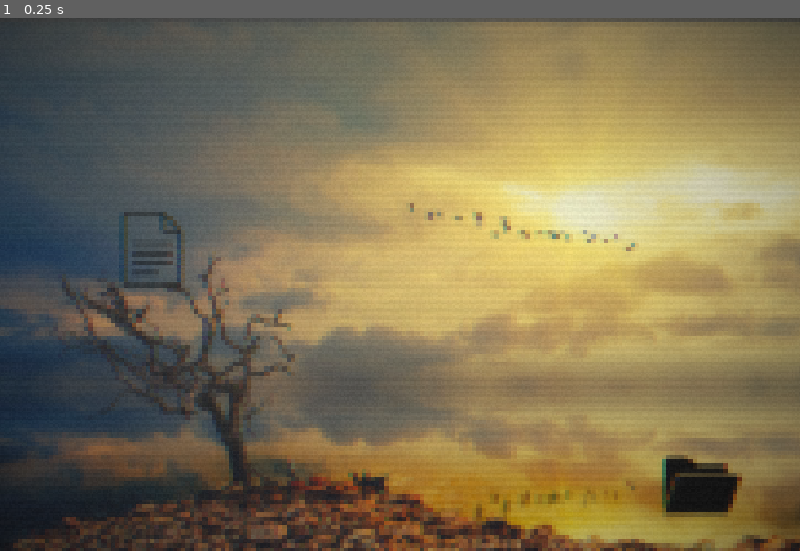
Above: before the commit, frame 1.
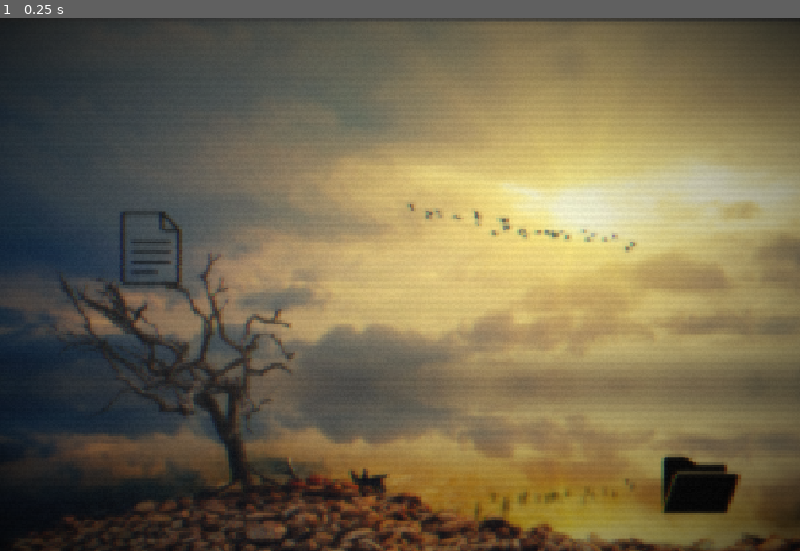
Above: after the commit, the same moment.

Repository: SengulC/pdoom
Game: Godot game, scene res://scenes/level.tscn
Same seed, same stepped clock (60 frames per second), same inputs: the game is played once before the commit and once after it.
Inputs:
- Up to frame 1 (0.25 s): no input

The runs differ from the first frame. In frame 1, 11% of the frame differs, in the area x 0-100%, y 0-100%.

Commit message:
Slight overlay and btns tweak

Diff:
--- a/pdoom-game/scenes/file_popup.tscn
+++ b/pdoom-game/scenes/file_popup.tscn
@@ -72,6 +72,7 @@
 size_flags_vertical = 4
 
 [node name="Button" type="Button" parent="Container/VBoxContainer/Buttons" unique_id=973951836]
+visible = false
 z_index = 10
 custom_minimum_size = Vector2(100, 100)
 custom_maximum_size = Vector2(100, 100)
@@ -82,6 +83,7 @@
 text = "Option 1"
 
 [node name="Button2" type="Button" parent="Container/VBoxContainer/Buttons" unique_id=2103390797]
+visible = false
 z_index = 10
 custom_minimum_size = Vector2(100, 100)
 custom_maximum_size = Vector2(100, 100)
--- a/pdoom-game/scenes/overlay.tscn
+++ b/pdoom-game/scenes/overlay.tscn
@@ -1,27 +1,22 @@
 [gd_scene format=3 uid="uid://fulc2aprxtig"]
 
-[ext_resource type="Shader" uid="uid://dovqchxf6uny0" path="res://scripts/overlay.gdshader" id="1_d607a"]
 [ext_resource type="Shader" uid="uid://biqbr2uywh8sf" path="res://scripts/overlay2.gdshader" id="2_r2eog"]
 
 [sub_resource type="ShaderMaterial" id="ShaderMaterial_14nai"]
-shader = ExtResource("1_d607a")
-shader_parameter/escala_pixel = 37.04400171209
-
-[sub_resource type="ShaderMaterial" id="ShaderMaterial_d607a"]
 shader = ExtResource("2_r2eog")
-shader_parameter/pixel_size = 3.2710001078725
+shader_parameter/pixel_size = 1.6230000295925
 shader_parameter/lod_blur = 0.7
 shader_parameter/chroma_offset_px = 0.8
-shader_parameter/saturation = 1.24400005909
-shader_parameter/contrast = 0.9
+shader_parameter/saturation = 1.022000048545
+shader_parameter/contrast = 1.026000024985
 shader_parameter/shadow_lift = 0.06
 shader_parameter/scanline_strength = 0.04
-shader_parameter/vignette_strength = 0.2430000115425
-shader_parameter/noise_strength = 0.058000002755
+shader_parameter/vignette_strength = 0.3610000171475
+shader_parameter/noise_strength = 0.0490000023275
 shader_parameter/noise_speed = 18.0
 shader_parameter/base_jitter_px = 0.08
 shader_parameter/base_jitter_speed = 12.0
-shader_parameter/glitchiness = 0.18
+shader_parameter/glitchiness = 0.426000020235
 shader_parameter/glitch_rate = 6.0
 shader_parameter/glitch_shift_px = 1.8
 shader_parameter/glitch_window_min = 0.03
@@ -30,7 +25,7 @@
 shader_parameter/blue_band_speed = 0.06
 shader_parameter/blue_band_width = 0.035
 shader_parameter/blue_band_strength = 0.1
-shader_parameter/blue_band_glitch = 0.5690000270275
+shader_parameter/blue_band_glitch = 0.25
 shader_parameter/blue_band_distort_px = 1.2
 
 [node name="Overlay" type="ColorRect" unique_id=1085164052]
@@ -42,12 +37,3 @@
 grow_horizontal = 2
 grow_vertical = 2
 mouse_filter = 2
-
-[node name="ColorRect" type="ColorRect" parent="." unique_id=1878394193]
-material = SubResource("ShaderMaterial_d607a")
-layout_mode = 1
-anchors_preset = 15
-anchor_right = 1.0
-anchor_bottom = 1.0
-grow_horizontal = 2
-grow_vertical = 2
--- a/pdoom-game/scripts/file_popup.gd
+++ b/pdoom-game/scripts/file_popup.gd
@@ -4,7 +4,7 @@
 @export var fileRef : String
 
 func _ready() -> void:
-	#print(get_tree_string_pretty())
+	# make userChoiceBtns container and array ref.s ready for access
 	if not folder:
 		Globalz.userChoiceBtnsContainer = find_child("Buttons", true, false)
 		Globalz.userChoiceBtns = Globalz.userChoiceBtnsContainer.get_children()
